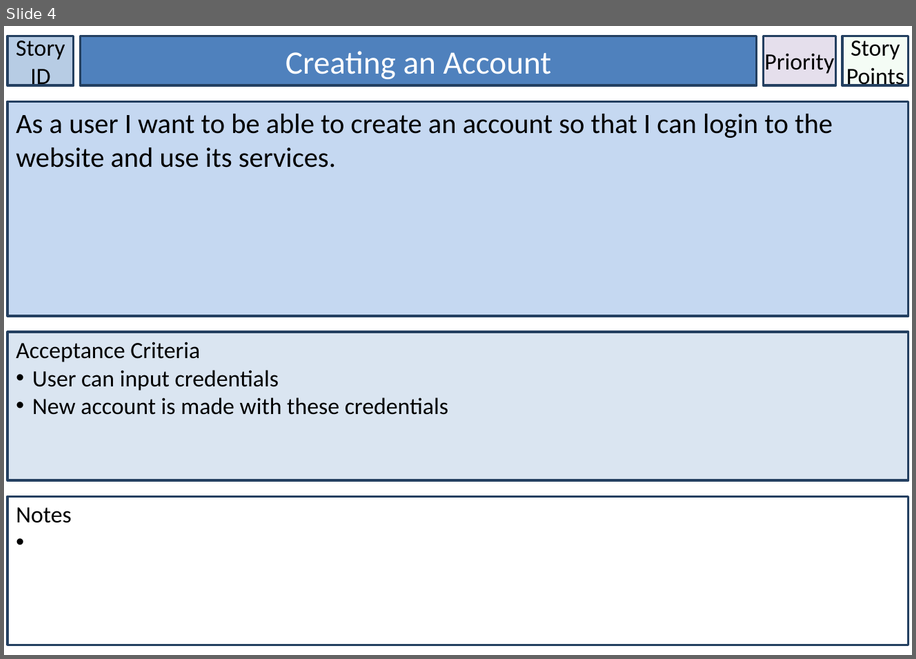
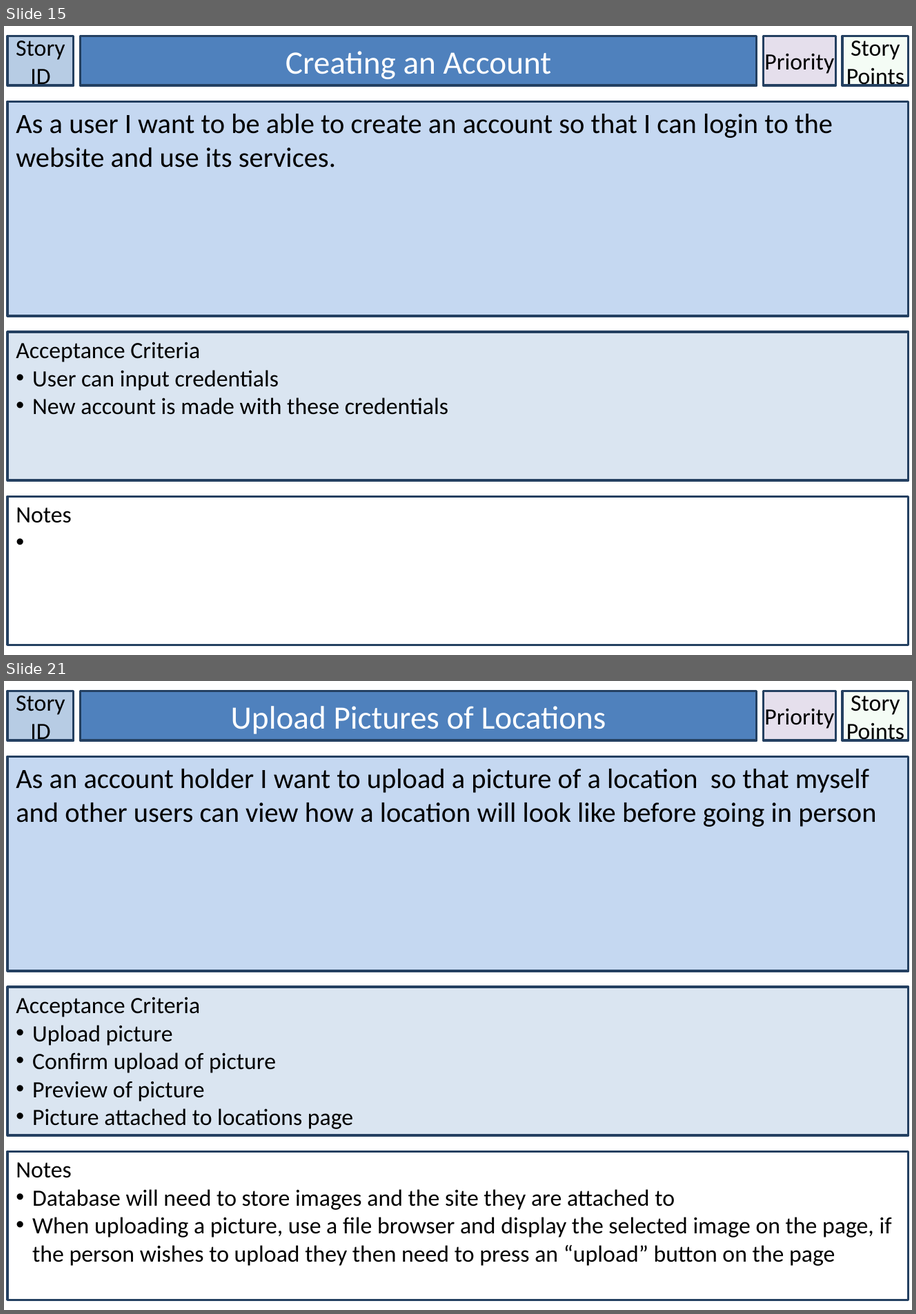
Before and after one commit to lowejosh/Django-landmarks, a slide deck: Story Cards.pptx. Shown one above the other, each under a label of ours: slide 4 before the commit, slides 15 and 21 after it; the slides between them are not shown. The pictures are 916x659 and 916x1314 pixels, drawn with LibreOffice and Linux fonts; fonts in the diff are those of the drawing. Boxes give left, top, right and bottom in pixels: in the first picture for what was removed or moved away, otherwise in the second. Text is boxed around its words. In the diff, an @@ line names an element or a change of style, - is before the commit and + after.

```diff
--- a/Story Cards.pptx
+++ b/Story Cards.pptx
@@ slide 21 added at (x1=4, y1=681, x2=912, y2=1310), background #FFFFFF @@
@@ rectangle added at (x1=7, y1=691, x2=74, y2=740), fill #B7CCE4, outline #244061 2 pt, 20 pt, text #000000 @@
+Story ID
@@ rectangle added at (x1=81, y1=691, x2=757, y2=740), fill #4F81BD, outline #244061 2 pt, 28 pt, text #FFFFFF @@
+Upload Pictures of Locations
@@ rectangle added at (x1=764, y1=691, x2=837, y2=740), fill #E5DFEC, outline #244061 2 pt, 20 pt, text #000000 @@
+Priority
@@ rectangle added at (x1=842, y1=691, x2=909, y2=740), fill #CCF0CD at 20% opacity, outline #244061 2 pt, 20 pt, text #000000 @@
+Story Points
@@ rectangle added at (x1=7, y1=756, x2=909, y2=971), fill #C5D8F1, outline #244061 2 pt, 24 pt, text #000000 @@
+As an account holder I want to upload a picture of a location so that myself and other users can view how a location will look like before going in person
@@ rectangle added at (x1=7, y1=987, x2=909, y2=1136), fill #DAE5F1, outline #244061 2 pt, 20 pt, text #000000 @@
+Acceptance Criteria
+• Upload picture
+• Confirm upload of picture
+• Preview of picture
+• Picture attached to locations page
@@ rectangle added at (x1=7, y1=1152, x2=909, y2=1300), fill #FFFFFF, outline #244061 2 pt, 20 pt, text #000000 @@
+Notes
+• Database will need to store images and the site they are attached to
+• When uploading a picture, use a file browser and display the selected image on the page, if the person wishes to upload they then need to press an “upload” button on the page
@@ what was slide 4 is now slide 15 @@
```
Also in this commit, not shown: 3 slides changed, 28 other slides added, 1 other file.
